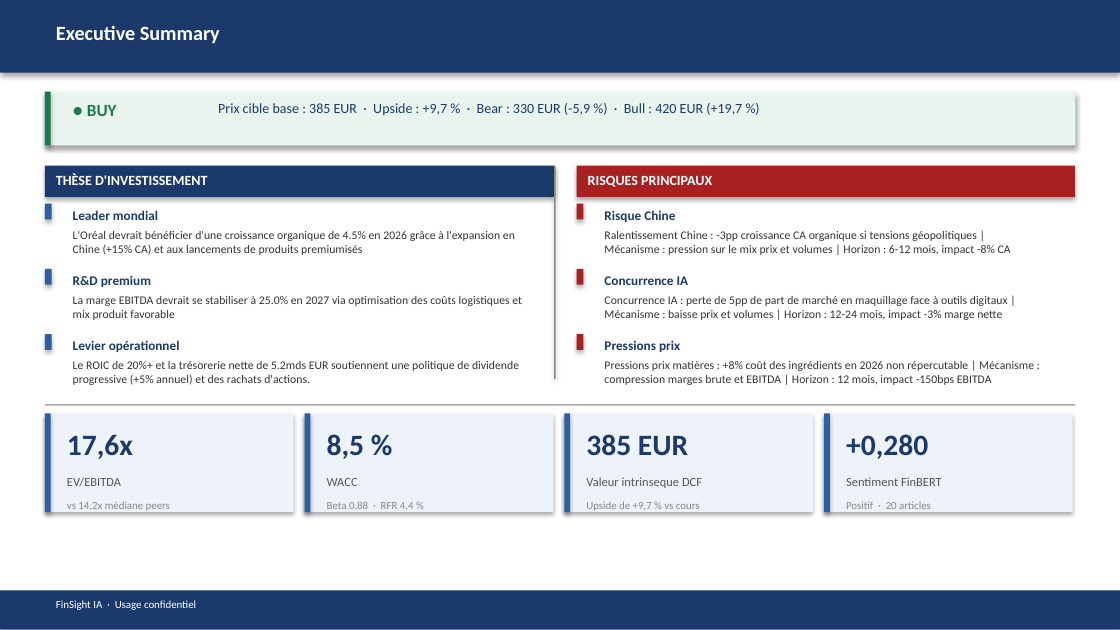
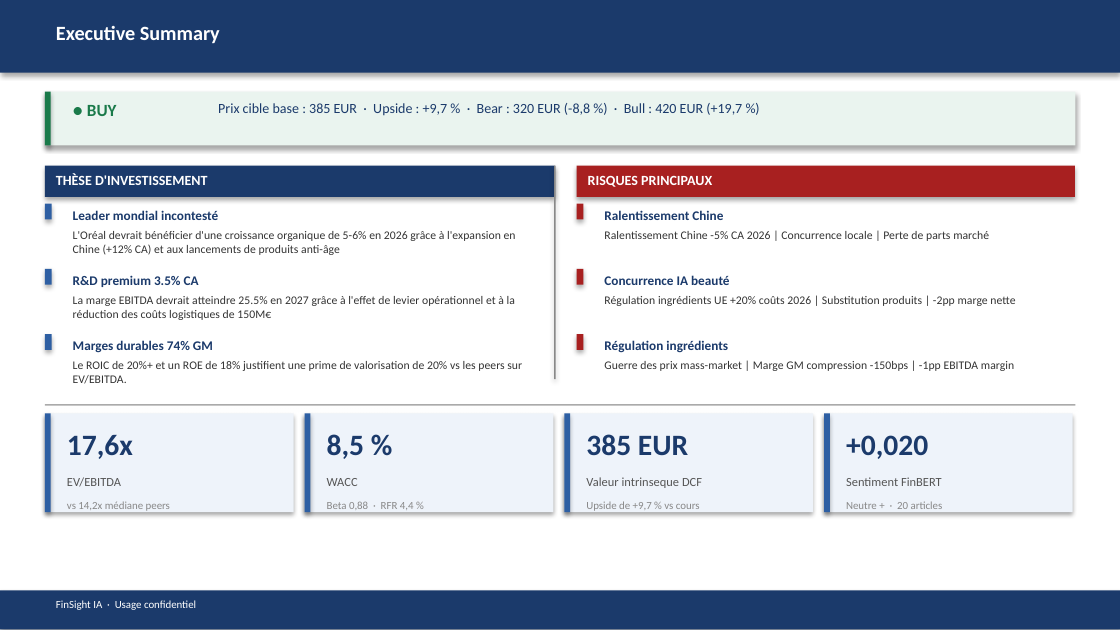
Before and after one commit to baptistejeh07-art/finsight-ia, a slide deck: slide 2 of preview/OR.PA/OR.PA_pitchbook.pptx. Drawn at 1120x630 pixels with LibreOffice and Linux fonts; fonts in the diff are those of the drawing. Boxes give left, top, right and bottom in pixels: in the first picture for what was removed or moved away, otherwise in the second. Text is boxed around its words. In the diff, an @@ line names an element or a change of style, - is before the commit and + after.

```diff
--- a/preview/OR.PA/OR.PA_pitchbook.pptx
+++ b/preview/OR.PA/OR.PA_pitchbook.pptx
@@ text at [218,103,742,116]: text changed @@
-Prix cible base : 385 EUR · Upside : +9,7 % · Bear : 330 EUR (-5,9 %) · Bull : 420 EUR (+19,7 %)
+Prix cible base : 385 EUR · Upside : +9,7 % · Bear : 320 EUR (-8,8 %) · Bull : 420 EUR (+19,7 %)
@@ text at [73,231,516,255]: text changed @@
-L'Oréal devrait bénéficier d'une croissance organique de 4.5% en 2026 grâce à l'expansion en Chine (+15% CA) et aux lancements de produits premiumisés
+L'Oréal devrait bénéficier d'une croissance organique de 5-6% en 2026 grâce à l'expansion en Chine (+12% CA) et aux lancements de produits anti-âge
@@ text at [73,210,218,220]: text changed @@
-Leader mondial
+Leader mondial incontesté
@@ text at [604,210,723,220]: text changed @@
-Risque Chine
+Ralentissement Chine
@@ text at [604,231,989,241]: text changed @@
-Ralentissement Chine : -3pp croissance CA organique si tensions géopolitiques | Mécanisme : pression sur le mix prix et volumes | Horizon : 6-12 mois, impact -8% CA
+Ralentissement Chine -5% CA 2026 | Concurrence locale | Perte de parts marché
@@ text at [73,275,199,287]: text changed @@
-R&D premium
+R&D premium 3.5% CA
@@ text at [73,296,515,320]: text changed @@
-La marge EBITDA devrait se stabiliser à 25.0% en 2027 via optimisation des coûts logistiques et mix produit favorable
+La marge EBITDA devrait atteindre 25.5% en 2027 grâce à l'effet de levier opérationnel et à la réduction des coûts logistiques de 150M€
@@ text at [604,275,729,285]: text changed @@
-Concurrence IA
+Concurrence IA beauté
@@ text at [604,296,1015,306]: text changed @@
-Concurrence IA : perte de 5pp de part de marché en maquillage face à outils digitaux | Mécanisme : baisse prix et volumes | Horizon : 12-24 mois, impact -3% marge nette
+Régulation ingrédients UE +20% coûts 2026 | Substitution produits | -2pp marge nette
@@ text at [73,340,213,353]: text changed @@
-Levier opérationnel
+Marges durables 74% GM
@@ text at [604,340,728,353]: text changed @@
-Pressions prix
+Régulation ingrédients
@@ text at [73,361,522,384]: text changed @@
-Le ROIC de 20%+ et la trésorerie nette de 5.2mds EUR soutiennent une politique de dividende progressive (+5% annuel) et des rachats d'actions.
+Le ROIC de 20%+ et un ROE de 18% justifient une prime de valorisation de 20% vs les peers sur EV/EBITDA.
@@ text at [604,361,1014,371]: text changed @@
-Pressions prix matières : +8% coût des ingrédients en 2026 non répercutable | Mécanisme : compression marges brute et EBITDA | Horizon : 12 mois, impact -150bps EBITDA
+Guerre des prix mass-market | Marge GM compression -150bps | -1pp EBITDA margin
@@ text at [846,435,928,459]: text changed @@
-+0,280
++0,020
@@ text at [846,501,943,509]: text changed @@
-Positif · 20 articles
+Neutre + · 20 articles
```
Also in this commit, not shown: 13 other slides changed, 3 other files.
